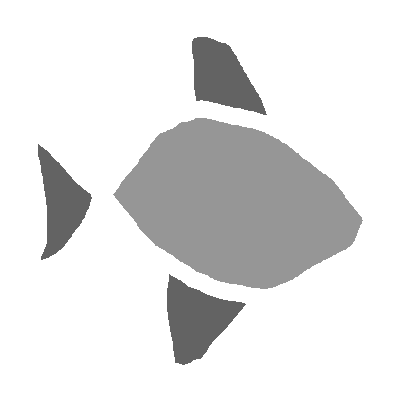
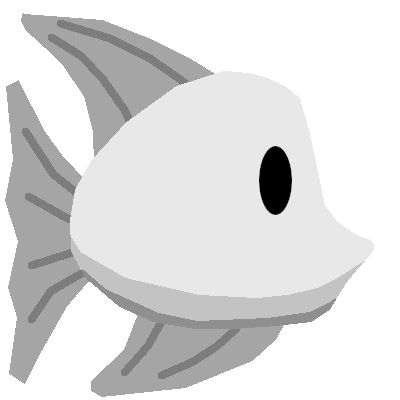
Layer changes from the first 400×400 image to the second:
added layer "fish-0" above "finstripes" over [70, 71, 375, 329]
added layer "finstripes" (24%) above "fins" over [22, 20, 247, 379]
added layer "fins" above "sketch-0" over [5, 13, 287, 397]
hid "feesh" over [18, 21, 375, 383]